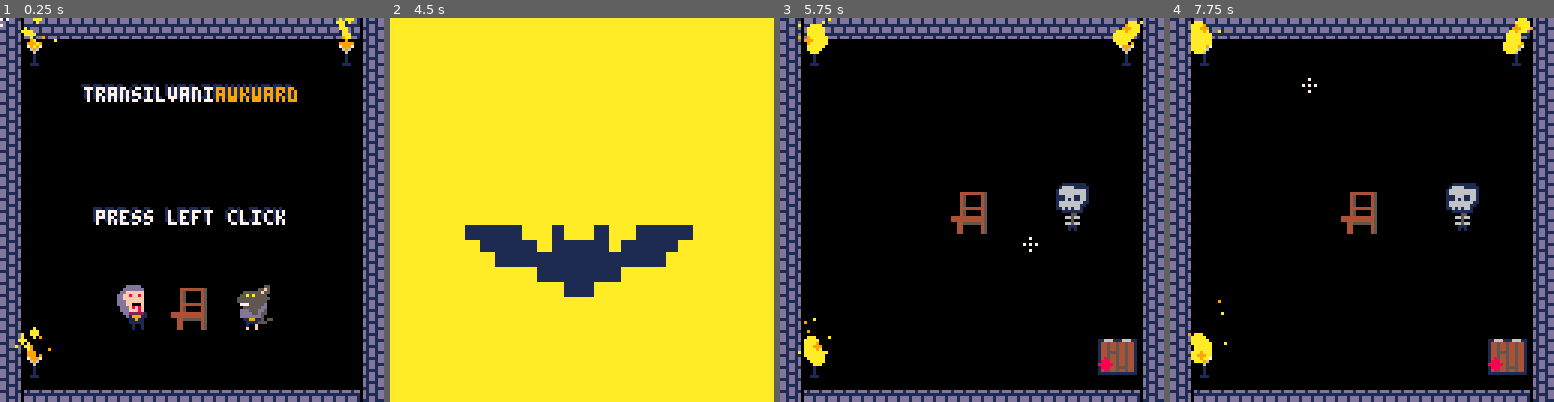
Above: before the commit, frames 1-4 (left to right).
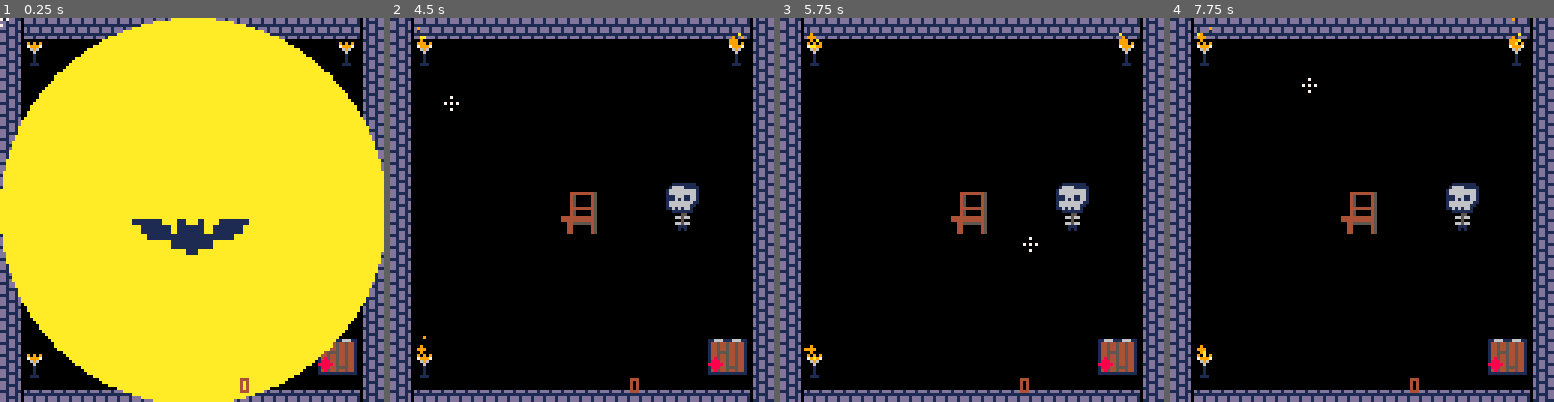
Above: after the commit, the same moments.

Repository: Mastoast/LDjam54
Game: PICO-8 cartridge ld54.p8
Two runs of this game, one before a commit and one after it. Both use one fixed random seed, a clock stepped at 60 frames per second and the inputs below.
Inputs (mouse positions are in pixels of both pictures, inside the frame that each line leads up to):
- Up to frame 1 (0.25 s): no input
- Up to frame 2 (4.5 s): tap X (X key) at 0.33, 1.07, 1.85, 2.97, 4.08 s; click (670, 121) at 0.67 s; tap O (Z key) at 0.7, 1.7, 2.1, 2.5, 2.9, 3.3, 3.7, 4.1 s; click (436, 267) at 1.22 s; click (497, 114) at 1.77 s; click (562, 259) at 2.32 s; click (624, 106) at 2.87 s; click (685, 256) at 3.42 s; click (451, 102) at 3.97 s
- Up to frame 3 (5.75 s): tap O (Z key) every 0.4 s from 4.5 to 5.7 s; click (902, 248) at 4.52 s; click (964, 94) at 5.07 s; tap X (X key) at 5.2 s; click (1029, 244) at 5.62 s
- Up to frame 4 (7.75 s): tap O (Z key) every 0.4 s from 6.1 to 7.7 s; click (1481, 90) at 6.17 s; tap X (X key) at 6.32, 7.43 s; click (1246, 236) at 6.72 s; click (1308, 83) at 7.27 s

The runs differ from the first frame. In frame 1, 81% of the frame differs, in the area x 0-100%, y 0-100%; in frame 2, 100%; in frame 3, 1.1%; in frame 4, 1.1%.

Commit message:
Fix light vfx

Diff:
--- a/ld54.p8
+++ b/ld54.p8
@@ -8,17 +8,17 @@
 
 --[[
     TODO
-    Levels
-
-    SFX
+    late game Levels
+    better radius
+    -- hello
+
     musics
+    SFX ?
 
     Visuals
-    monster ui animation
-    level cleared => celebration
     light effects
     decorations
-    monster animations
+    monster animations ?
 
     Bugs
 ]]
--- a/main.lua
+++ b/main.lua
@@ -5,7 +5,7 @@
     poke(0x5f5c, -1)
     cursor_color = 7
     --
-    debug = false
+    debug = true
     gtime = 0
     gstate = 0
     ndeath = 0
@@ -21,7 +21,7 @@
     --
     exir_door_pos = {x = 105, y = 105}
     levels = {level1_1, level1_2, level1_3, level1_4, level2_1, level2_2, level2_3, level2_4, level3_1, level3_2, level3_3, level3_4, level3_5, level3_6}
-    current_level = 4
+    current_level = 1
     --
     cartdata("mastoast_transilavniawkward_v1")
     -- reset save
@@ -35,9 +35,10 @@
     for index = 1, #levels do
         levels[index].cleared = (dget(index) == 1 and true) or false
     end
+    -- init_menu()
     -- queue_init(init_level)
-    init_menu()
     -- queue_init(init_lvl_selection)
+    init_level()
     -- create(bat, 64, 64)
 end
 
@@ -61,6 +62,7 @@
     create(chandelier, 11, 9)
     create(chandelier, 11, 113)
     create(chandelier, 115, 9)
+    music(0)
 end
 
 function init_lvl_selection()
--- a/objects.lua
+++ b/objects.lua
@@ -133,11 +133,11 @@
 
 chandelier = new_type(119)
 function chandelier.update(self)
-    if gtime % 10 == 1 then
-        spawn_particles(4, 3, self.x, self.y, 10, true)
+    if gtime % 15 == 1 then
+        spawn_particles(4, 1, self.x, self.y, 10, true, 4)
     end
     if gtime % 5 == 1 then
-        spawn_particles(1, 2, self.x, self.y, 9, false)
+        spawn_particles(1, 2, self.x, self.y, 9, false, 8)
     end
 end
 
@@ -249,21 +249,22 @@
 -- size
 -- x / y
 -- color
-function spawn_particles(nb,s,x,y,c, randomize)
+function spawn_particles(nb,s,x,y,c,randomize, tmax)
     randomize = randomize or false
     for i=1,flr(nb) do
         local xm = x + (randomize and (rnd(2) - 1) or 0)
         local ym = y + (randomize and (rnd(2) - 1) or 0)
-        add(particles, make_particle(s,xm,ym,c))
-    end
-end
-
-function make_particle(s,x,y,c)
+        add(particles, make_particle(s,xm,ym,c,tmax))
+    end
+end
+
+function make_particle(s,x,y,c,tmax)
+    local tmax = tmax or 16
     local p={
         s=s or 1,
         c=c or 7,
         x=x,y=y,k=k,
-        t=0, t_max=16+flr(rnd(4)),
+        t=0, t_max=tmax+flr(rnd(4)),
         dx=rnd(2)-1,dy=-rnd(3),
         ddy=0.05,
         update=update_particle,
Not shown, changed: the music (__music__) section of ld54.p8
Not shown, changed: the sound effects (__sfx__) section of ld54.p8
